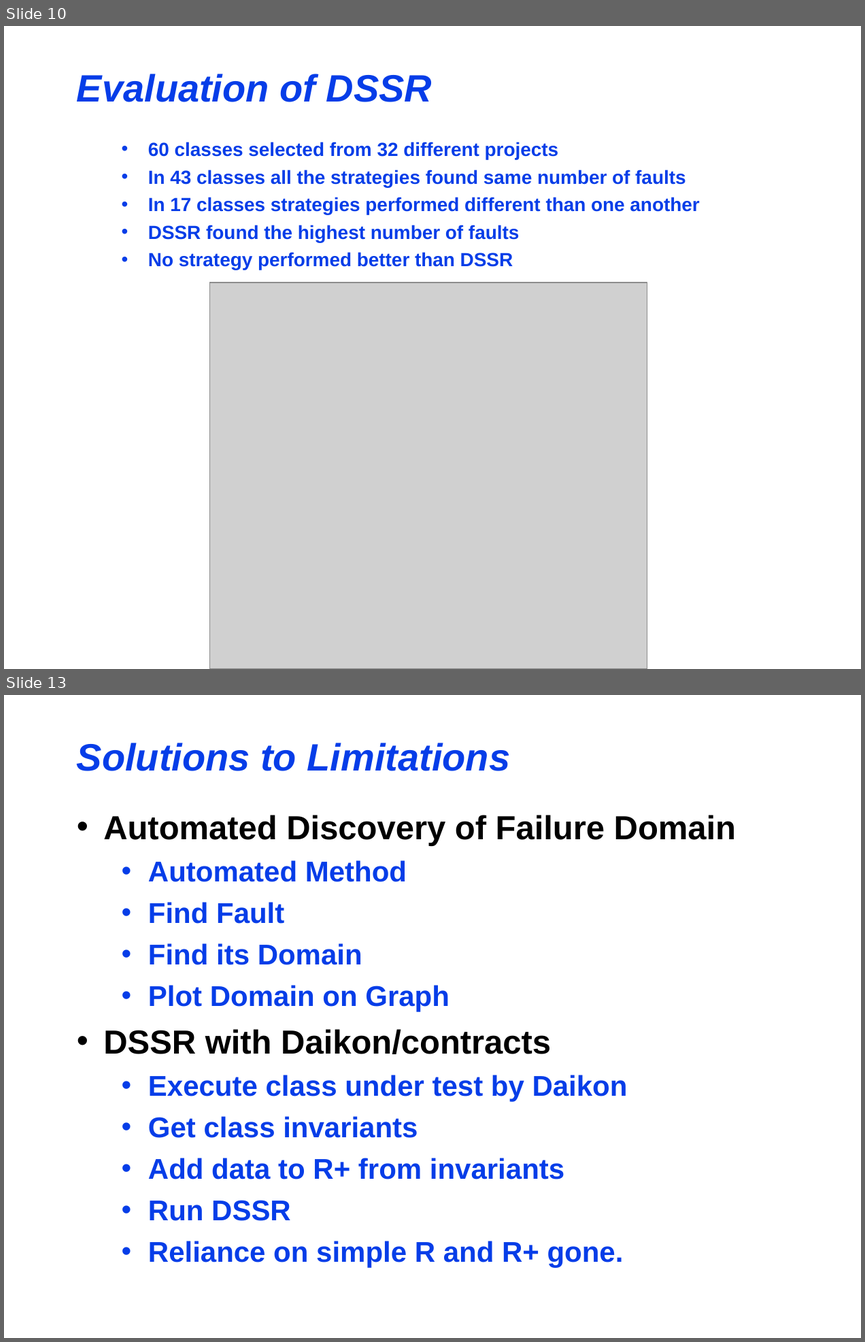
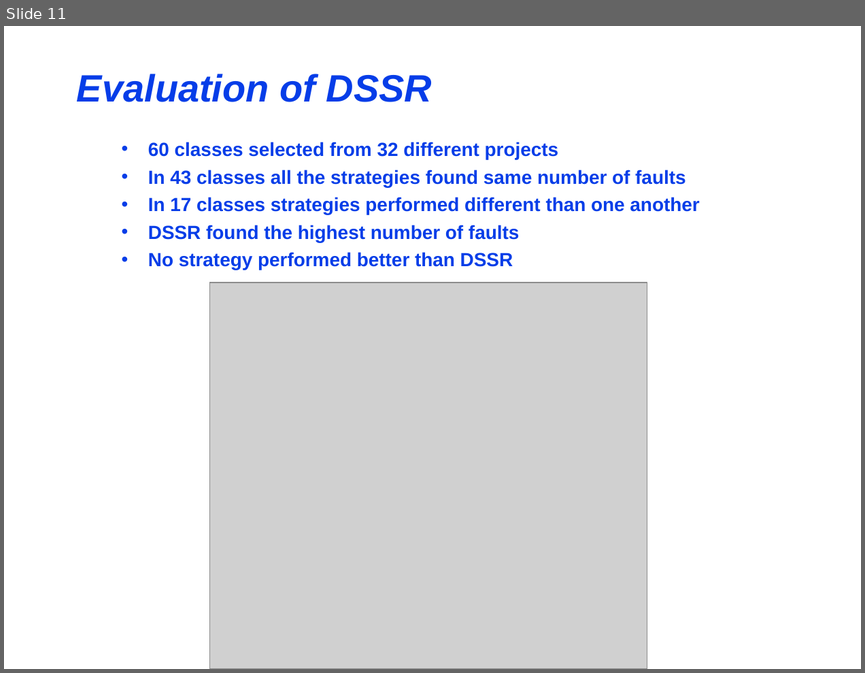
Before and after one commit to maochy/yeti-test, a slide deck: ThesisSeminar/ThesisSeminar.ppt. Shown one above the other, each under a label of ours: slides 10 and 13 before the commit, slide 11 after it; the slides between them are not shown. The pictures are 865x1342 and 865x673 pixels, drawn with LibreOffice and Linux fonts; fonts in the diff are those of the drawing; grey boxes stand for pictures. Boxes give left, top, right and bottom in pixels: in the first picture for what was removed or moved away, otherwise in the second. Text is boxed around its words. In the diff, an @@ line names an element or a change of style, - is before the commit and + after.

```diff
--- a/ThesisSeminar/ThesisSeminar.ppt
+++ b/ThesisSeminar/ThesisSeminar.ppt
@@ slide 13 removed at box(4, 695, 861, 1338), background #FFFFFF @@
@@ title removed at box(77, 743, 511, 771) @@
-Solutions to Limitations
@@ text removed at box(103, 815, 736, 1267) @@
-• Automated Discovery of Failure Domain
-  • Automated Method
-  • Find Fault
-  • Find its Domain
-  • Plot Domain on Graph
-• DSSR with Daikon/contracts
-  • Execute class under test by Daikon
-  • Get class invariants
-  • Add data to R+ from invariants
-  • Run DSSR
-  • Reliance on simple R and R+ gone.
@@ what was slide 10 is now slide 11 @@
```
Also in this commit, not shown: 5 slides changed, 5 slides added, 6 other slides removed.
